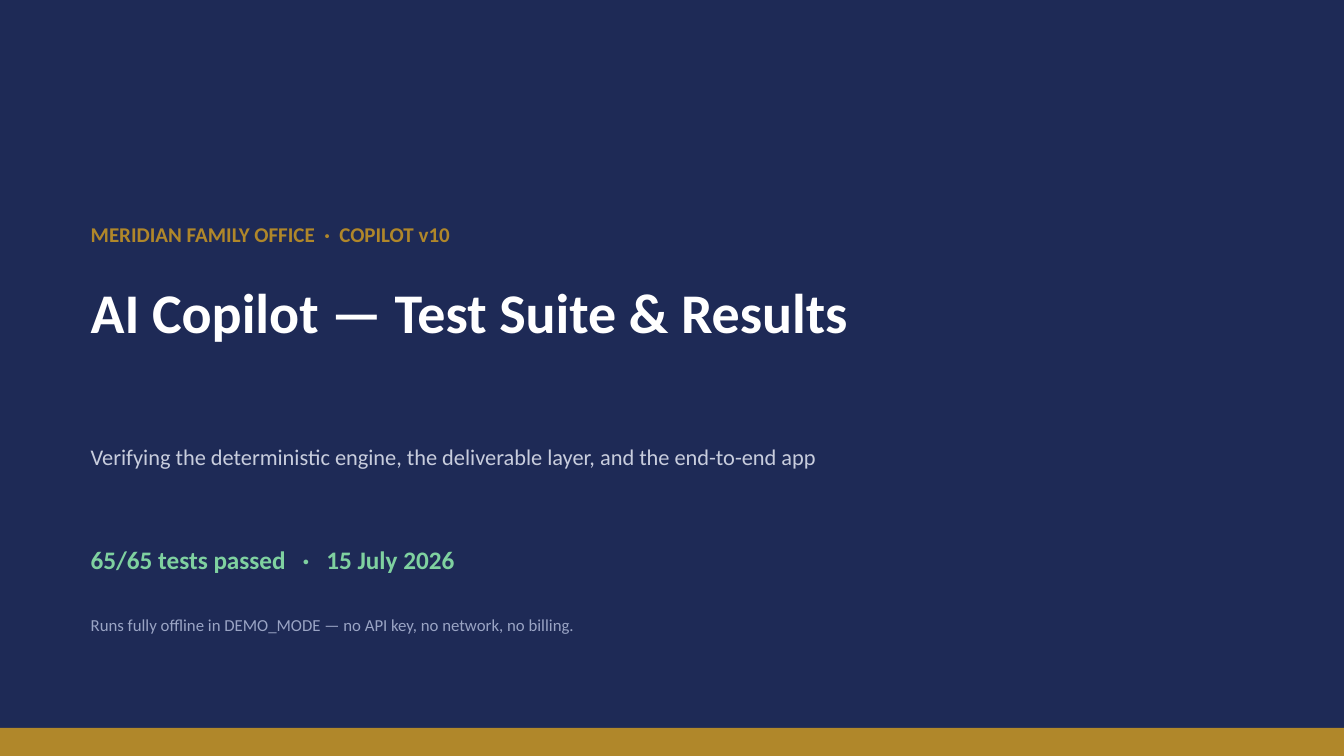
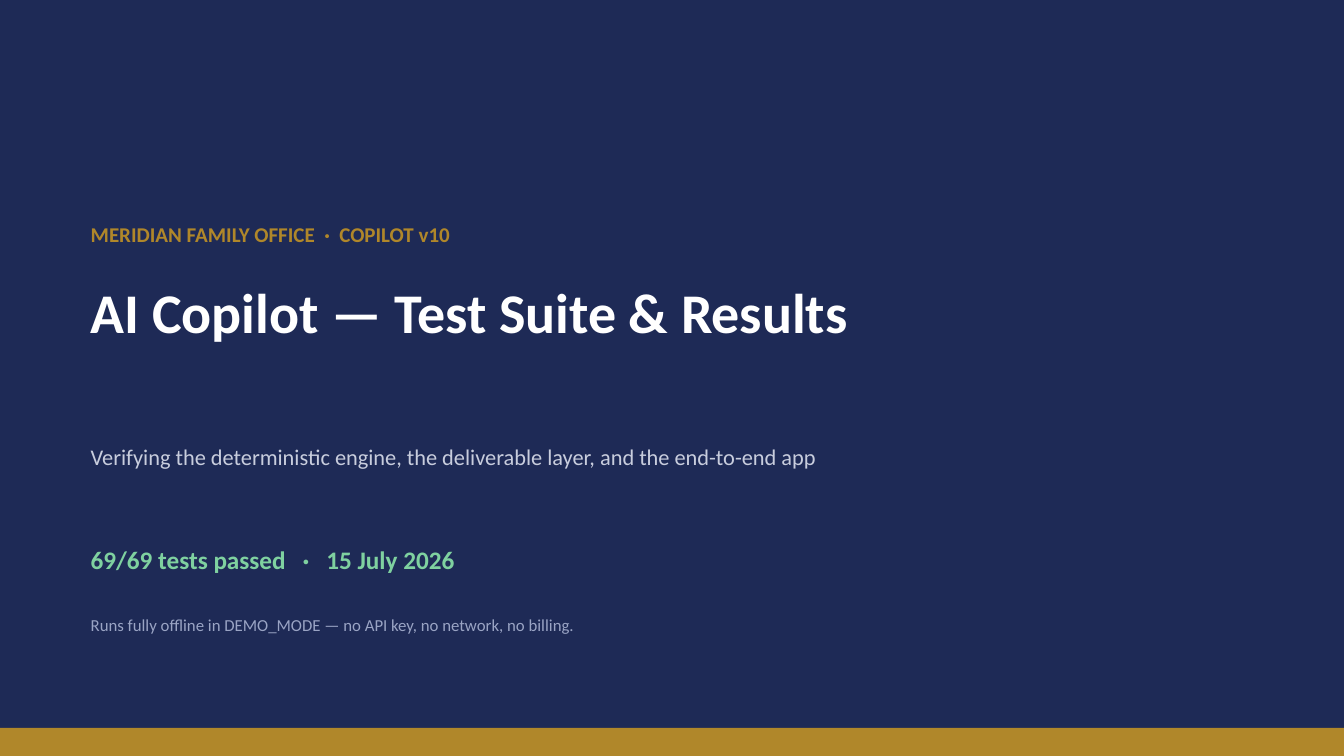
Before and after one commit to desmond108/family-office-copilot, a slide deck: slide 1 of Meridian_Copilot_Test_Report_v10.pptx. Drawn at 1344x756 pixels with LibreOffice and Linux fonts; fonts in the diff are those of the drawing. Boxes give left, top, right and bottom in pixels: in the first picture for what was removed or moved away, otherwise in the second. Text is boxed around its words. In the diff, an @@ line names an element or a change of style, - is before the commit and + after.

```diff
--- a/Meridian_Copilot_Test_Report_v10.pptx
+++ b/Meridian_Copilot_Test_Report_v10.pptx
@@ text at [91,551,454,573]: text changed @@
-65/65 tests passed · 15 July 2026
+69/69 tests passed · 15 July 2026
```
Also in this commit, not shown: 3 other slides changed, 8 other files.
